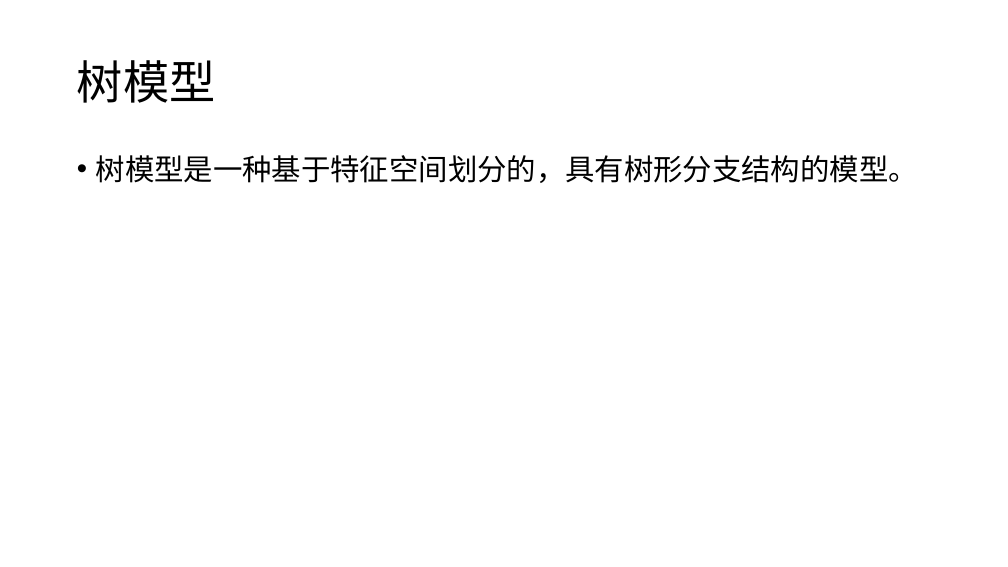
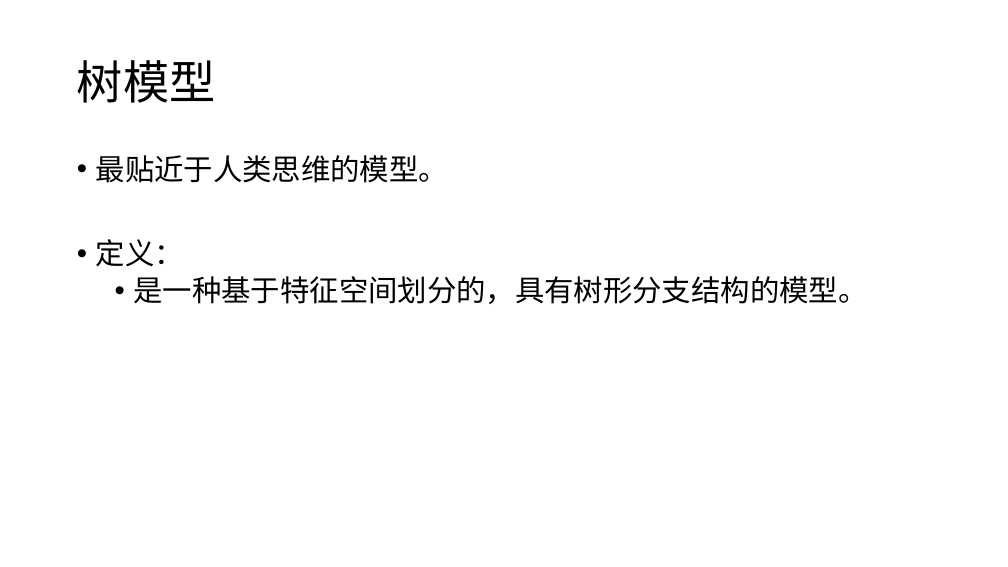
Before and after one commit to zhangsheng377/blog, a slide deck: slide 3 of static/tree_model.pptx. Drawn at 1008x567 pixels with LibreOffice and Linux fonts; fonts in the diff are those of the drawing. Boxes give left, top, right and bottom in pixels: in the first picture for what was removed or moved away, otherwise in the second. Text is boxed around its words. In the diff, an @@ line names an element or a change of style, - is before the commit and + after.

Commit message:
树模型

```diff
--- a/static/tree_model.pptx
+++ b/static/tree_model.pptx
@@ text at <box>96,155,868,304</box>: text changed @@
-• 树模型是一种基于特征空间划分的，具有树形分支结构的模型。
+• 最贴近于人类思维的模型。
+• 定义：
+  • 是一种基于特征空间划分的，具有树形分支结构的模型。
```
Also in this commit, not shown: 1 other slide changed, 1 other file.
